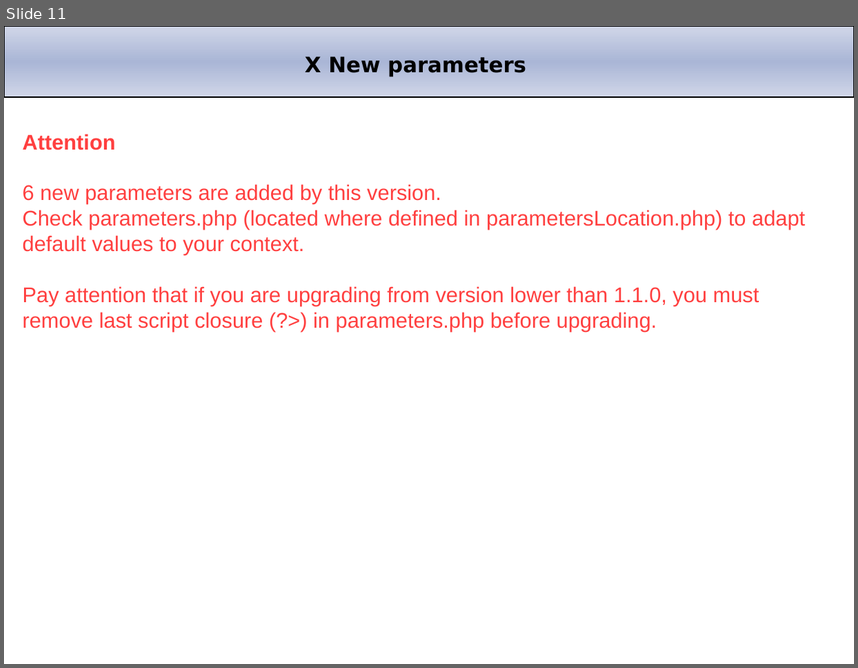
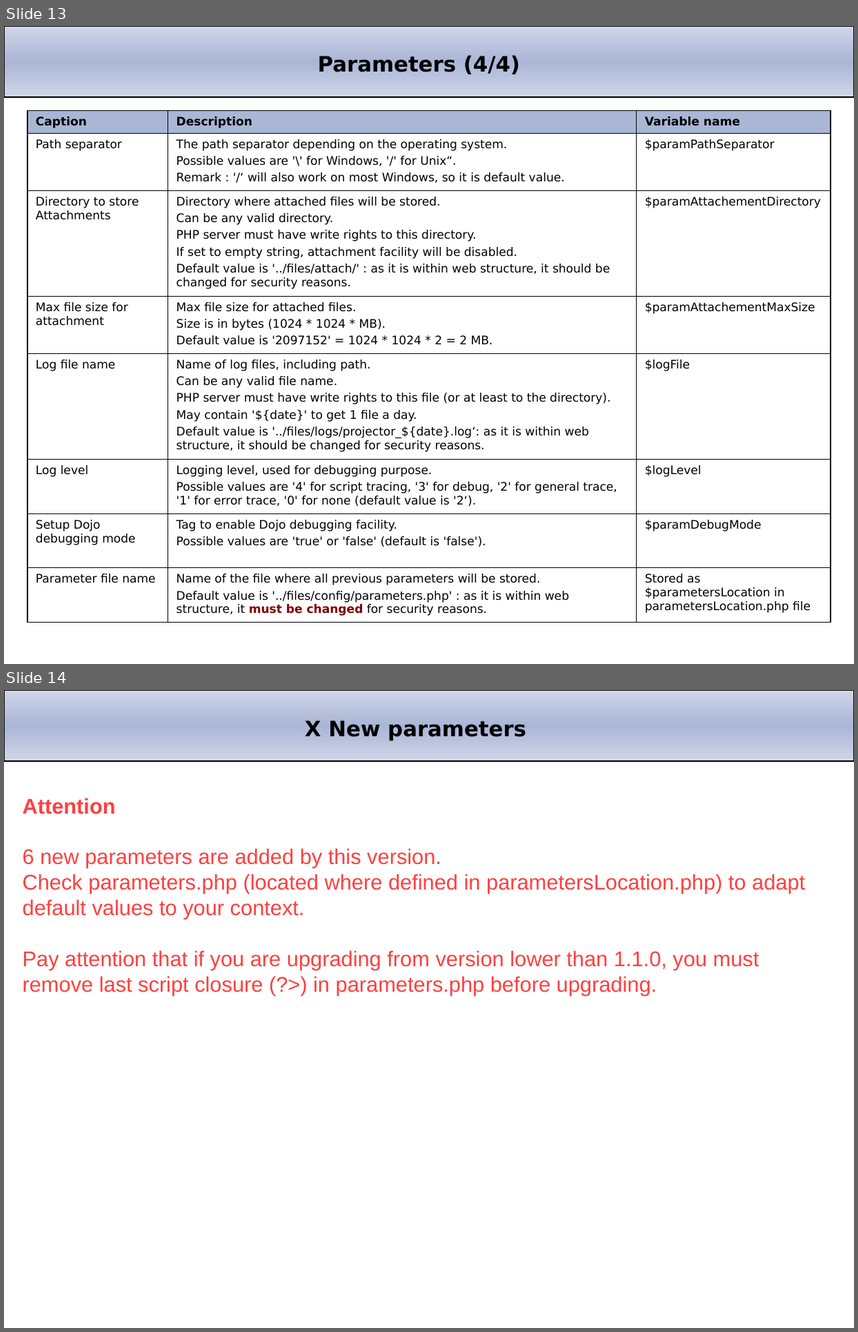
Before and after one commit to babynus/projeqtor, a slide deck: branches/V1.4/projector/manual/Project'Or RIA.ppt. Shown one above the other, each under a label of ours: slide 11 before the commit, slides 13 and 14 after it. The pictures are 858x668 and 858x1332 pixels, drawn with LibreOffice and Linux fonts; fonts in the diff are those of the drawing; background and template pictures are left out. Boxes give left, top, right and bottom in pixels: in the first picture for what was removed or moved away, otherwise in the second. Text is boxed around its words. In the diff, an @@ line names an element or a change of style, - is before the commit and + after.

```diff
--- a/branches/V1.4/projector/manual/Project'Or RIA.ppt
+++ b/branches/V1.4/projector/manual/Project'Or RIA.ppt
@@ slide 13 added at (4, 26, 854, 664), background #FFFFFF; not listed: 1 template element that a slide beside it also shows @@
@@ title added at (318, 55, 520, 74), 18 pt, text #000000, bold @@
+Parameters (4/4)
@@ table added at (27, 110, 829, 618), 8 rows, 3 columns @@
+Caption | Description | Variable name
+Path separator | The path separator depending on the operating system. / Possible values are '\' for Windows, '/' for Unix“. / Remark : '/‘ will also work on most Windows, so it is default value. | $paramPathSeparator
+Directory to store Attachments | Directory where attached files will be stored. / Can be any valid directory. / PHP server must have write rights to this directory. / If set to empty string, attachment facility will be disabled. / Default value is '../files/attach/' : as it is within web structure, it should be changed for security reasons. | $paramAttachementDirectory
+Max file size for attachment | Max file size for attached files. / Size is in bytes (1024 * 1024 * MB). / Default value is '2097152' = 1024 * 1024 * 2 = 2 MB. | $paramAttachementMaxSize
+Log file name | Name of log files, including path. / Can be any valid file name. / PHP server must have write rights to this file (or at least to the directory). / May contain '${date}' to get 1 file a day. / Default value is '../files/logs/projector_${date}.log‘: as it is within web structure, it should be changed for security reasons. | $logFile
+Log level | Logging level, used for debugging purpose. / Possible values are '4' for script tracing, '3' for debug, '2' for general trace, '1' for error trace, '0' for none (default value is '2‘). | $logLevel
+Setup Dojo debugging mode | Tag to enable Dojo debugging facility. / Possible values are 'true' or 'false' (default is 'false'). | $paramDebugMode
+Parameter file name | Name of the file where all previous parameters will be stored. / Default value is '../files/config/parameters.php' : as it is within web structure, it must be changed for security reasons. | Stored as $parametersLocation in parametersLocation.php file
@@ what was slide 11 is now slide 14 @@
```
Also in this commit, not shown: 2 slides changed, 7 other slides added, 1 slide removed, 1 other file.
